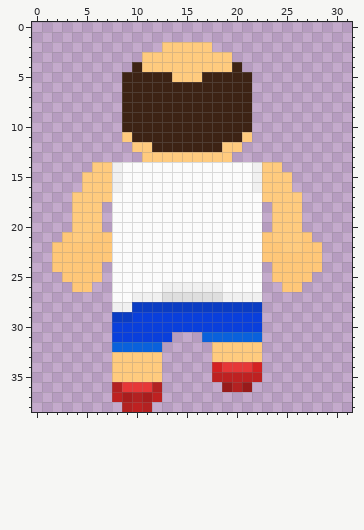
Pixel-art sprite: Assets/Sprites/character sprites/Walk/Craig BackWalk2.png. This is how it looked before the edit.
The file is 32x39 pixels. Colours within 5 levels of each other are drawn and written as one.
Now the later version:
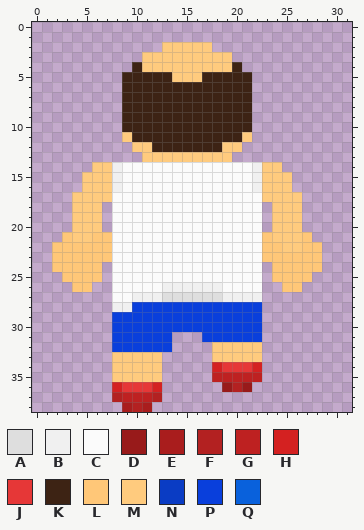
Palette (. is transparent): A #dedede  B #f0f0f0  C #fbfbfb  D #981a1a  E #a91d1d  F #b32121  G #be2121  H #d42121  J #e63737  K #3d2314  L #ffc778  M #ffcb7e  N #0a3cc4  P #093fdc  Q #0961dc
Changes in this commit:
The edit turns colour F into colour E in row 38 at x 9 and 11.
The edit turns colour G into colour F in row 37 at x 8 and 12; in row 38 at x 10.
The edit turns colour E into colour G in row 37 at x 9 and 11.
The edit turns colour F into colour G in row 37 at x 10.
The edit turns colour F into colour H in row 36 at x 8 and 12.
There is now colour P in row 32 at x 13.
The edit turns colour N into colour P in row 28 at x 10 to 22; in row 29 at x 8 to 9.
The edit turns colour Q into colour P in row 31 at x 17 to 22; in row 32 at x 8 to 12.
Changed places in both pictures, as pixel boxes (x1, y1, x2, y2):
changed: (112, 302, 262, 352)
changed: (112, 382, 162, 412)
